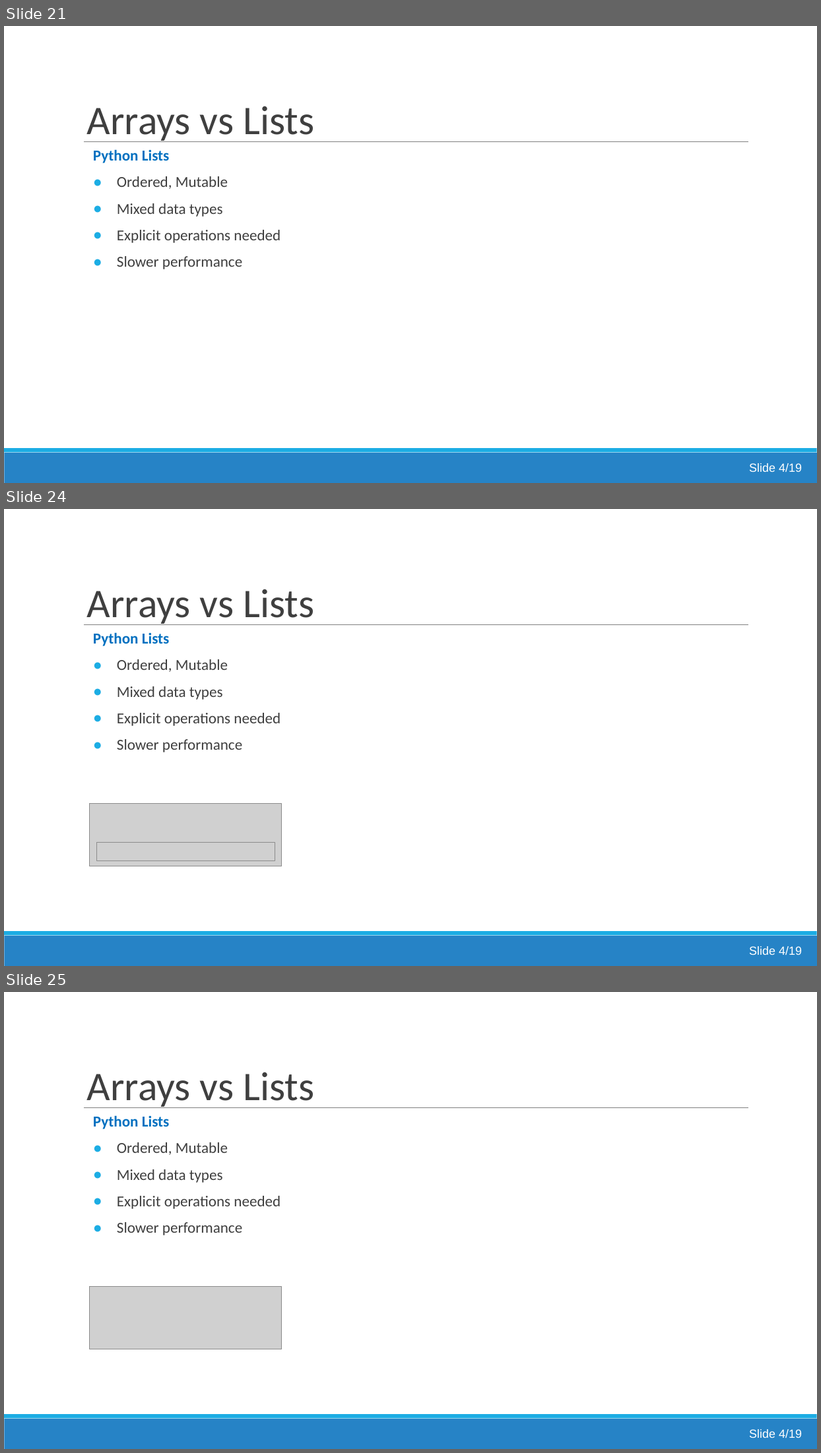
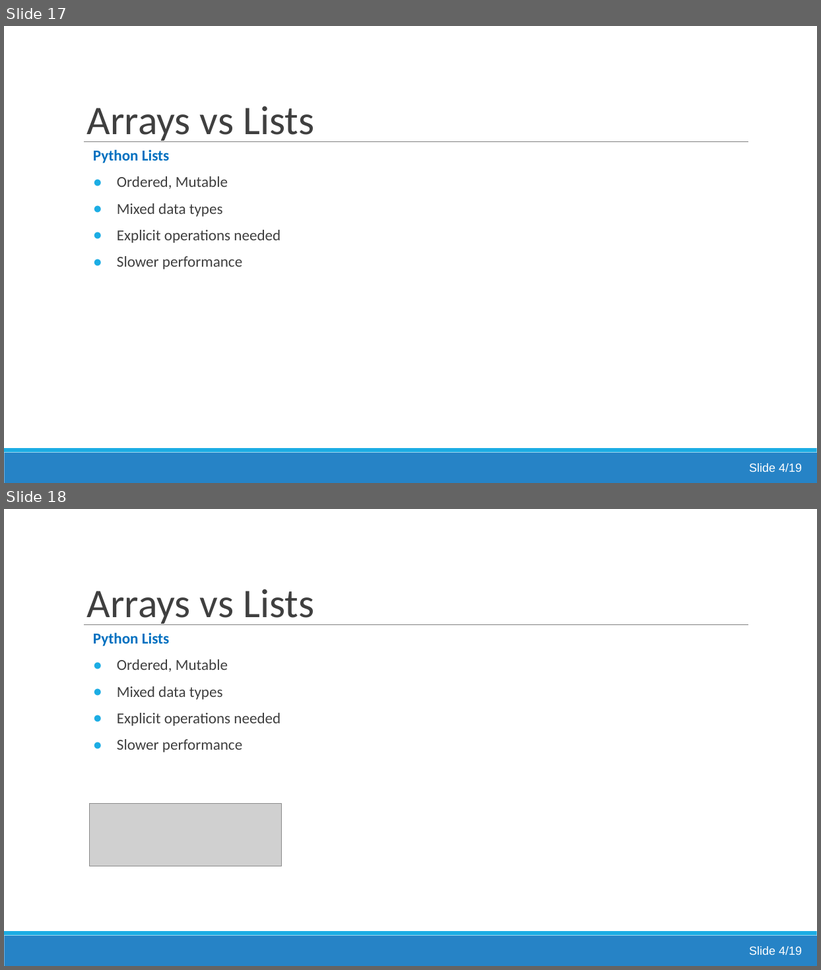
Before and after one commit to jsmartinstats/SCIF10002-2026, a slide deck: 07/Lecture6_numpy.pptx. Shown one above the other, each under a label of ours: slides 21, 24 and 25 before the commit, slides 17 and 18 after it; the slides between them are not shown. The pictures are 821x1453 and 821x970 pixels, drawn with LibreOffice and Linux fonts; fonts in the diff are those of the drawing; grey boxes stand for pictures. Boxes give left, top, right and bottom in pixels: in the first picture for what was removed or moved away, otherwise in the second. Text is boxed around its words. In the diff, an @@ line names an element or a change of style, - is before the commit and + after.

```diff
--- a/07/Lecture6_numpy.pptx
+++ b/07/Lecture6_numpy.pptx
@@ slide 24 removed at bbox=[4, 509, 817, 966], background #FFFFFF; not listed: 3 template elements that a slide beside it also shows @@
@@ title removed at bbox=[87, 589, 314, 625] @@
-Arrays vs Lists
@@ text removed at bbox=[93, 632, 281, 753] @@
-Python Lists
-● Ordered, Mutable
-● Mixed data types
-● Explicit operations needed
-● Slower performance
@@ picture removed at bbox=[89, 803, 281, 867] @@
@@ picture removed at bbox=[96, 843, 275, 861] @@
@@ text removed at bbox=[749, 947, 802, 955] @@
-Slide 4/19
@@ what was slide 21 is now slide 17 @@
@@ what was slide 25 is now slide 18 @@
```
Also in this commit, not shown: 3 slides changed, 14 other slides removed, 4 other files.
